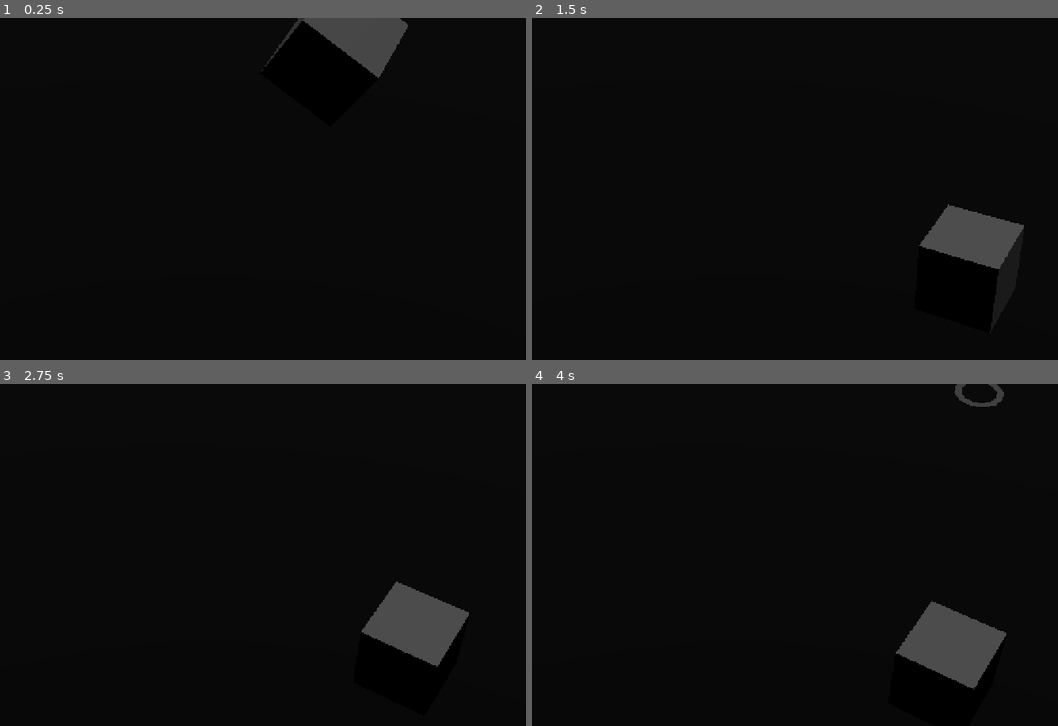
Above: before the commit, frames 1-4 (two rows, left to right).
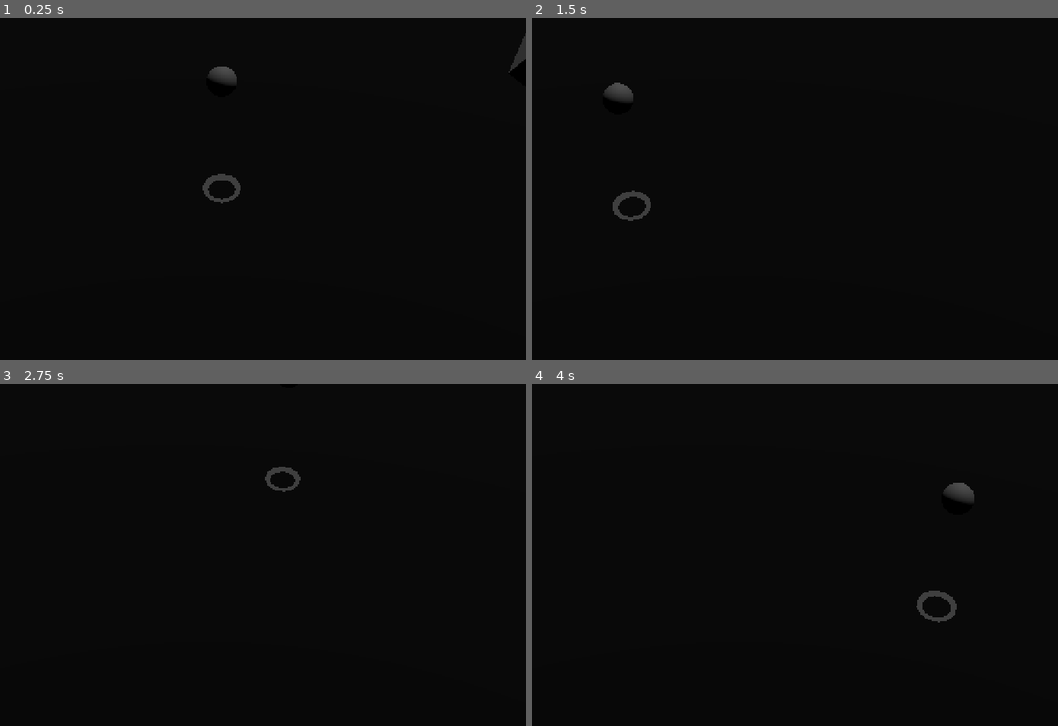
Above: after the commit, the same moments.

Repository: nulture/micro_jam_017_islands
Game: Godot game, scene res://scenes/world.tscn
The game is run twice, just before and just after one commit, with the same random seed, the same clock (stepped at 60 frames per second) and the same inputs.
Inputs (mouse positions are in pixels of both pictures, inside the frame that each line leads up to):
- Up to frame 1 (0.25 s): no input
- Up to frame 2 (1.5 s): move the mouse to (889, 171) at 0.52 s; tap S (camera_down) at 0.6 s; move the mouse to (631, 206) at 1.27 s; tap A (camera_left) at 1.35 s
- Up to frame 3 (2.75 s): move the mouse to (284, 479) at 2.02 s; tap D (camera_right) at 2.1 s
- Up to frame 4 (4 s): tap Enter at 2.75 s; move the mouse to (721, 623) at 2.77 s; tap Shift (camera_sprint) at 2.85 s; move the mouse to (937, 606) at 3.52 s; tap W (camera_up) at 3.6 s

The runs differ from the first frame. In frame 1, 2.5% of the frame differs, in the area x 38-100%, y 0-55%; in frame 2, 2.7%; in frame 3, 3.0%; in frame 4, 3.5%, in the area x 69-91%, y 0-90%.

Commit message:
Added sand globs

Diff:
--- a/project.godot
+++ b/project.godot
@@ -181,6 +181,10 @@
 ]
 }
 
+[layer_names]
+
+3d_physics/layer_1="terrain"
+
 [physics]
 
 3d/physics_engine="GodotPhysics3D"
--- a/scenes/player_cursor.tscn
+++ b/scenes/player_cursor.tscn
@@ -21,8 +21,13 @@
 rings = 12
 ring_segments = 3
 
-[node name="cursor_root" type="Node3D"]
+[sub_resource type="SphereMesh" id="SphereMesh_xb0q0"]
+radius = 2.0
+height = 4.0
+
+[node name="cursor_root" type="Node3D" node_paths=PackedStringArray("spawn_node")]
 script = ExtResource("1_lxjdj")
+spawn_node = NodePath("cast/cursor_ground/spawn")
 mouse_plane = Plane(0, 1, 0, 0)
 stick_speed = 5.0
 player_tools = Array[PackedScene]([ExtResource("2_eniv1"), ExtResource("2_wrebh"), ExtResource("3_qvq1l")])
@@ -32,8 +37,16 @@
 shape = SubResource("CylinderShape3D_835it")
 target_position = Vector3(0, -100, 0)
 
-[node name="mesh_instance_3d" type="MeshInstance3D" parent="cast"]
-transform = Transform3D(1, 0, 0, 0, 0.1, 0, 0, 0, 1, 0, -10, 0)
+[node name="cursor_ground" type="Node3D" parent="cast"]
+transform = Transform3D(1, 0, 0, 0, 1, 0, 0, 0, 1, 0, -100, 0)
+script = ExtResource("5_kpei8")
+
+[node name="mesh" type="MeshInstance3D" parent="cast/cursor_ground"]
 mesh = SubResource("TorusMesh_n4mtk")
-skeleton = NodePath("../..")
-script = ExtResource("5_kpei8")
+skeleton = NodePath("../../..")
+
+[node name="spawn" type="Node3D" parent="cast/cursor_ground"]
+transform = Transform3D(1, 0, 0, 0, 1, 0, 0, 0, 1, 0, 20, 0)
+
+[node name="mesh" type="MeshInstance3D" parent="cast/cursor_ground/spawn"]
+mesh = SubResource("SphereMesh_xb0q0")
--- /dev/null
+++ b/scenes/player_tools/item_sand.tscn
@@ -0,0 +1,25 @@
+[gd_scene load_steps=4 format=3 uid="uid://eo2quos3bj3v"]
+
+[ext_resource type="Script" path="res://scripts/player_tools/item_terrain_glob.gd" id="1_xdyf7"]
+
+[sub_resource type="SphereShape3D" id="SphereShape3D_jvv2r"]
+
+[sub_resource type="SphereMesh" id="SphereMesh_ggg0a"]
+radius = 1.0
+height = 2.0
+
+[node name="item_sand" type="Area3D"]
+collision_layer = 0
+monitorable = false
+script = ExtResource("1_xdyf7")
+height = 0.25
+radius = 5.0
+falloff = 0.333
+
+[node name="collision_shape_3d" type="CollisionShape3D" parent="."]
+shape = SubResource("SphereShape3D_jvv2r")
+
+[node name="mesh_instance_3d" type="MeshInstance3D" parent="."]
+mesh = SubResource("SphereMesh_ggg0a")
+
+[connection signal="body_entered" from="." to="." method="on_body_entered"]
--- a/scenes/player_tools/tool_sand.tscn
+++ b/scenes/player_tools/tool_sand.tscn
@@ -1,10 +1,12 @@
-[gd_scene load_steps=3 format=3 uid="uid://dhrtwdrxxt3f"]
+[gd_scene load_steps=4 format=3 uid="uid://dhrtwdrxxt3f"]
 
 [ext_resource type="PackedScene" uid="uid://b1e4y82nhidct" path="res://scenes/player_tools/tool_base.tscn" id="1_aayfk"]
 [ext_resource type="Script" path="res://scripts/player_tools/tool_sand.gd" id="2_hunu4"]
+[ext_resource type="PackedScene" uid="uid://eo2quos3bj3v" path="res://scenes/player_tools/item_sand.tscn" id="3_xg7ab"]
 
 [node name="tool_sand" instance=ExtResource("1_aayfk")]
 script = ExtResource("2_hunu4")
 height = 0.25
 radius = 5.0
 falloff = 0.333
+item_prefab = ExtResource("3_xg7ab")
--- a/scenes/world.tscn
+++ b/scenes/world.tscn
@@ -82,10 +82,12 @@
 skeleton = NodePath("../..")
 
 [node name="static_body_3d" type="RigidBody3D" parent="."]
-transform = Transform3D(0.432562, 0.414657, 0.800593, 0.0310124, 0.880597, -0.47285, -0.90107, 0.229365, 0.368054, 128, 36, 128)
+transform = Transform3D(0.432562, 0.414657, 0.800593, 0.0310124, 0.880597, -0.47285, -0.90107, 0.229365, 0.368054, 155.783, 36, 128)
+collision_layer = 2
 
 [node name="collision_shape_3d" type="CollisionShape3D" parent="static_body_3d"]
 shape = SubResource("BoxShape3D_7jqwq")
 
 [node name="mesh_instance_3d" type="MeshInstance3D" parent="static_body_3d"]
+transform = Transform3D(1, -1.49012e-08, 2.98023e-08, 2.98023e-08, 1, 2.98023e-08, 5.96046e-08, 2.23517e-08, 1, 0, 0, 0)
 mesh = SubResource("BoxMesh_su6s1")
--- a/scripts/player_cursor.gd
+++ b/scripts/player_cursor.gd
@@ -1,6 +1,7 @@
 class_name PlayerCursor
 extends Node3D
 
+@export var spawn_node : Node3D
 @export var camera : Camera3D
 @export var mouse_plane : Plane
 @export var stick_speed : float = 1.0
--- /dev/null
+++ b/scripts/player_tools/item_terrain_glob.gd
@@ -0,0 +1,17 @@
+class_name ItemTerrainGlob extends Area3D
+
+@export var paint_type : int = 0
+@export var height : float = 1.0
+@export var radius : float = 1.0
+@export_range(0.0, 1.0) var falloff : float = 0.0
+
+var velocity : float
+
+func _process(delta: float) -> void:
+	velocity -= PhysicsServer3D.AREA_PARAM_GRAVITY
+
+	position.y += velocity * delta
+
+func on_body_entered(body: Node) -> void:
+	Terrain.inst.add_height(Vector2(global_position.x, global_position.z), height, radius, falloff)
+	queue_free()
--- a/scripts/player_tools/player_tool_terrain.gd
+++ b/scripts/player_tools/player_tool_terrain.gd
@@ -9,5 +9,8 @@
 	pass
 
 func process_hold(delta: float) -> void:
-	Terrain.inst.add_height(Vector2(global_position.x, global_position.z), height, radius, falloff)
+	var glob = item_prefab.instantiate()
+	get_tree().root.add_child(glob)
+	glob.global_position = PlayerCursor.inst.spawn_node.global_position
+	#Terrain.inst.add_height(Vector2(global_position.x, global_position.z), height, radius, falloff)
 	pass
Not shown: 1 places in scenes/player_cursor.tscn that only renumber resources
